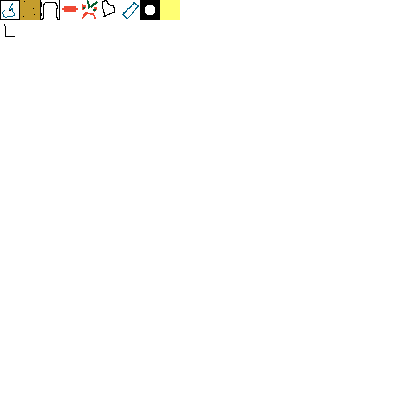
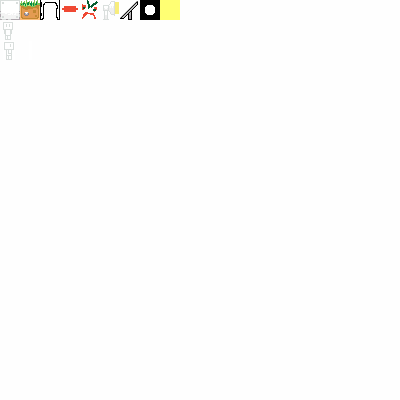
The second 400 × 400 image is a revision of the first. Changes to its layers:
added layer "Shape 1" above "Layer 1" over [120, 1, 138, 19]
added layer "Layer 1" above "Background" over [0, 11, 32, 60]
painted on "Background" over [0, 0, 139, 60]
